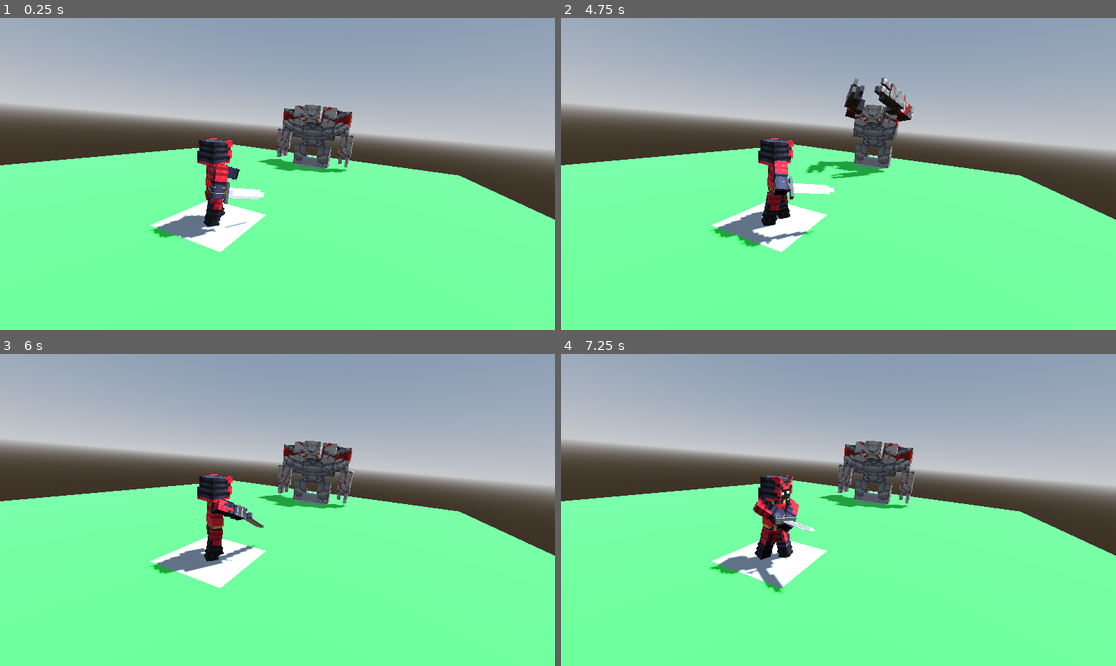
Above: before the commit, frames 1-4 (two rows, left to right).
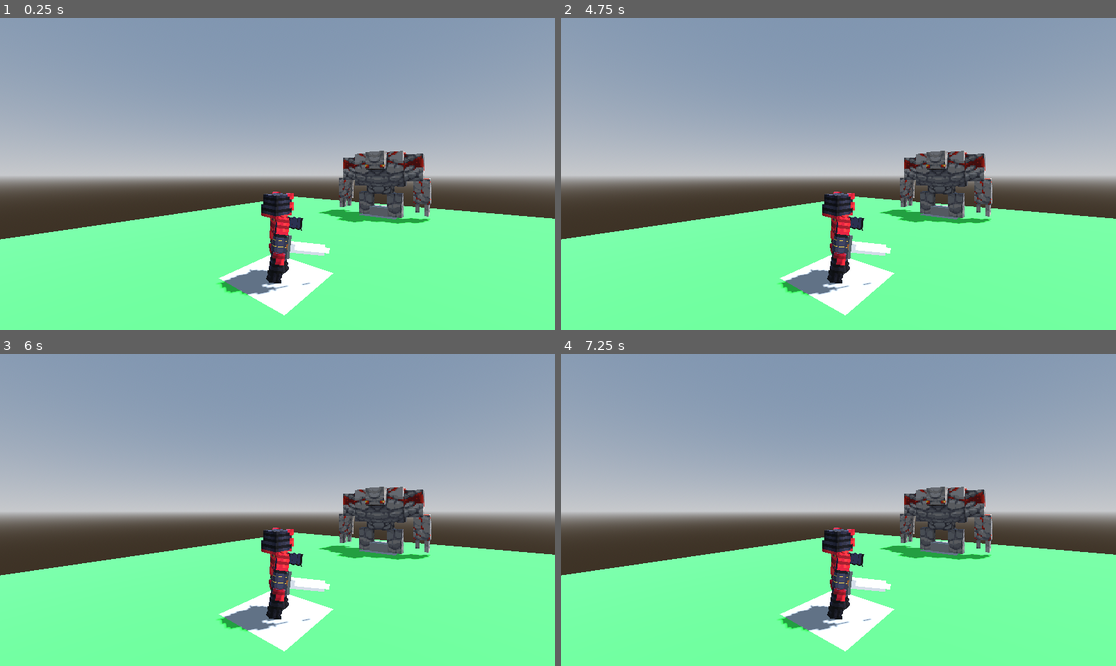
Above: after the commit, the same moments.

Repository: Comotcaiten/re_turnbase_project
Game: Godot game, scene res://test/level.tscn
Two runs of this game, one before a commit and one after it. Both use one fixed random seed, a clock stepped at 60 frames per second and the inputs below.
Inputs:
- Up to frame 1 (0.25 s): no input
- Up to frame 2 (4.75 s): tap Enter (ui_accept) at 0.5, 0.6, 0.77, 1.07, 1.25, 1.35, 1.52, 1.82, 2, 2.1, 2.75, 2.85, 3.02, 3.32, 3.5, 3.6, 3.77, 4.07, 4.35, 4.52 s; tap 1 (ui_skill_1) at 4.15 s
- Up to frame 3 (6 s): tap Enter (ui_accept) at 4.82, 5.1, 5.85 s; tap 2 (ui_skill_2) at 4.9 s; tap 3 (ui_skill_3) at 5.65 s
- Up to frame 4 (7.25 s): tap Enter (ui_accept) at 6.02, 6.32, 6.6, 6.77, 7.07 s; tap 4 (ui_skill_4) at 6.4 s

The runs differ from the first frame. In frame 1, 45% of the frame differs, in the area x 0-100%, y 5-96%; in frame 2, 45%; in frame 3, 45%; in frame 4, 45%.

Commit message:
start code turn base combat

Diff:
--- a/lib/api/battle/BattleSystem.gd
+++ b/lib/api/battle/BattleSystem.gd
@@ -3,26 +3,50 @@
 
 @export var player: BattleUnit
 @export var enemy: BattleUnit
-@export var attackButton: Button
+# @export var attackButton: Button
 
-var player_creatures: Array = []:
-  get:
-    return [player]
-var enemy_creatures: Array = []:
-  get:
-    return [enemy]
-var turn_queue: Array = [] # Danh sách sắp xếp theo lượt đi
-var current_index: int = 0 # Chỉ số lượt hiện tại
+enum TypeTurn {CharacterTurn, ActionChoice, SkillChoice}
+
+var turn: TypeTurn
+
+var current_action: int
+var actions = ["Attack", "Defense"]
+
+var current_skill: int
+var skills = ["Skill 1", "Skill 2", "Skill 3", "Skill 4"]
 
 func _ready():
-  print(SetDataBattleUnit())
+  print("[>] Set Data Battle Unit: ", SetDataBattleUnit())
+  current_action = TypeTurn.CharacterTurn
+  print("[>] Turn: ", TypeTurn.keys()[turn])
+
+func _process(_delta):
+  match turn:
+    TypeTurn.CharacterTurn:
+      # print("Character Turn")
+      _PerformCharacterTurn()
+    TypeTurn.ActionChoice:
+      _PerformActionChoice()
+      # print("Action Choice")
+    TypeTurn.SkillChoice:
+      _PerformSkillChoice()
+  pass
 
 func SetDataBattleUnit():
   if player == null or enemy == null:
     return false
   player.SetUp()
+  player.SetModel3D()
   enemy.SetUp()
+  enemy.SetModel3D()
+  for unit in [player, enemy]:
+    is_player_unit_set_up(unit)
+  print("[>] Player: ", player)
   return true
+
+func is_player_unit_set_up(_unit: BattleUnit):
+  if !_unit.isPlayerUnit:
+    _unit.rotation.y = deg_to_rad(180)
 
 func _on_button_attack_pressed() -> void:
   if player == null or enemy == null:
@@ -32,3 +56,62 @@
   enemy.hud.UpdateHP()
   # player.PrintCharacter()
   pass # Replace with function body.
+
+func _PerformCharacterTurn():
+  _PerformPlayerTurn()
+  return
+
+func _PerformPlayerTurn():
+  turn = TypeTurn.ActionChoice
+  return
+
+func _PerformActionChoice():
+  if Input.is_action_just_pressed("ui_skill_1"):
+    current_action = 1
+    print("[>] Action - choice: ", current_action)
+  if Input.is_action_just_pressed("ui_skill_2"):
+    current_action = 2
+    print("[>] Action - choice: ", current_action)
+  if Input.is_action_just_pressed("ui_skill_3"):
+    current_action = 3
+    print("[>] Action - choice: ", current_action)
+  if Input.is_action_just_pressed("ui_skill_4"):
+    current_action = 4
+    print("[>] Action - choice: ", current_action)
+
+  if Input.is_action_just_pressed("ui_accept"):
+    MyCurrentAction()
+    match current_action:
+      1:
+        turn = TypeTurn.SkillChoice
+      _:
+        turn = TypeTurn.ActionChoice
+  return 0
+
+func MyCurrentAction():
+  print("[>] current: ", current_action - 1, ", actions: ", actions.size())
+  if (current_action - 1) < actions.size():
+    print("[>] Action: ", actions[current_action - 1])
+
+func _PerformSkillChoice():
+  if Input.is_action_just_pressed("ui_skill_1"):
+    current_skill = 1
+    print("[>] Skill - choice: ", current_skill)
+  if Input.is_action_just_pressed("ui_skill_2"):
+    current_skill = 2
+    print("[>] Skill - choice: ", current_skill)
+  if Input.is_action_just_pressed("ui_skill_3"):
+    current_skill = 3
+    print("[>] Skill - choice: ", current_skill)
+  if Input.is_action_just_pressed("ui_skill_4"):
+    current_skill = 4
+    print("[>] Skill - choice: ", current_skill)
+
+  if Input.is_action_just_pressed("ui_accept"):
+    MyCurrentSkill()
+  return 0
+
+func MyCurrentSkill():
+  print("[>] current: ", current_skill - 1, ", skills: ", skills.size())
+  if (current_skill - 1) < skills.size():
+    print("[>] Action: ", skills[current_skill - 1])
--- a/lib/api/battle/BattleUnit.gd
+++ b/lib/api/battle/BattleUnit.gd
@@ -28,13 +28,14 @@
 	level = _Level
 
 func SetUp():
-	character = Character.new(base, level)
-	# EquipmentItem()
-	# character.AddItem(slot1)
+	# character = Character.new(base, level)
+	# # EquipmentItem()
+	# # character.AddItem(slot1)
 
-	print("-----<BattelUnit SetUp>-----")
-	hud.SetData(character)
-	print("-----</BattelUnit SetUp>-----")
+	# print("-----<BattelUnit SetUp>-----")
+	# hud.SetData(character)
+	# print("-----</BattelUnit SetUp>-----")
+	SetUpOnlyCharacter()
 
 func SetUpOnlyCharacter():
 	character = Character.new(base, level)
@@ -64,4 +65,5 @@
 
 # Run
 func RunAnimation3D(_name: String) -> int:
+	model3D.animations()
 	return model3D.run_animation(_name)
--- /dev/null
+++ b/test/assect/SKillA.tres
@@ -0,0 +1,29 @@
+[gd_resource type="Resource" script_class="SkillBase" load_steps=8 format=3 uid="uid://dr1aum012owq2"]
+
+[ext_resource type="Script" path="res://lib/api/skill/mechanic/DamageMechanic.gd" id="1_d64sa"]
+[ext_resource type="Script" path="res://lib/api/skill/SkillBase.gd" id="1_iylbj"]
+[ext_resource type="Script" path="res://lib/api/skill/SkillAbility.gd" id="2_b3i43"]
+[ext_resource type="Script" path="res://lib/api/skill/SkillCore.gd" id="3_nocke"]
+
+[sub_resource type="Resource" id="Resource_dp7ht"]
+script = ExtResource("1_d64sa")
+power = 100
+
+[sub_resource type="Resource" id="Resource_rn178"]
+script = ExtResource("2_b3i43")
+target = 0
+machanic = SubResource("Resource_dp7ht")
+
+[sub_resource type="Resource" id="Resource_2milq"]
+script = ExtResource("3_nocke")
+name = ""
+abilityIf = SubResource("Resource_rn178")
+
+[resource]
+script = ExtResource("1_iylbj")
+name = ""
+element = 0
+target = 0
+cost_type = 0
+cost_amount = 0
+core = SubResource("Resource_2milq")
--- a/test/character.tscn
+++ b/test/character.tscn
@@ -15,3 +15,8 @@
 mesh = SubResource("CapsuleMesh_hib47")
 
 [node name="model" parent="." instance=ExtResource("1_ehxmq")]
+
+[node name="HudCharacter" type="Node3D" parent="."]
+
+[node name="Sprite3D" type="Sprite3D" parent="HudCharacter"]
+transform = Transform3D(1, 0, 0, 0, 1, 0, 0, 0, 1, -0.000309944, 2.58481, -0.00371838)
--- /dev/null
+++ b/test/hud.tscn
@@ -0,0 +1,26 @@
+[gd_scene format=3 uid="uid://vvr6m3oajnk0"]
+
+[node name="Control" type="Control"]
+layout_mode = 3
+anchors_preset = 15
+anchor_right = 1.0
+anchor_bottom = 1.0
+grow_horizontal = 2
+grow_vertical = 2
+
+[node name="SubViewport" type="SubViewport" parent="."]
+
+[node name="Control" type="Control" parent="SubViewport"]
+layout_mode = 3
+anchors_preset = 0
+offset_right = 40.0
+offset_bottom = 40.0
+
+[node name="ProgressBar" type="ProgressBar" parent="."]
+layout_mode = 1
+anchors_preset = -1
+anchor_right = 1.0
+anchor_bottom = 0.042
+offset_bottom = -0.216002
+value = 100.0
+metadata/_edit_use_anchors_ = true
--- a/test/level.tscn
+++ b/test/level.tscn
@@ -1,6 +1,6 @@
 [gd_scene load_steps=13 format=3 uid="uid://c7gveqxs684mw"]
 
-[ext_resource type="Script" path="res://lib/3d/index3D.gd" id="1_g7r8v"]
+[ext_resource type="Script" path="res://lib/api/battle/BattleSystem.gd" id="1_nbdgg"]
 [ext_resource type="PackedScene" uid="uid://ck7vfx5ypo5of" path="res://test/character.tscn" id="2_buc68"]
 [ext_resource type="Resource" uid="uid://bf6mkcog668tu" path="res://test/assect/Samurai.tres" id="3_btfeh"]
 [ext_resource type="Resource" uid="uid://dw0h6oxjxvsw5" path="res://test/assect/red_golem.tres" id="4_8bomh"]
@@ -33,7 +33,7 @@
 
 [node name="level" type="Node3D" node_paths=PackedStringArray("player", "enemy")]
 transform = Transform3D(0.999997, 0.00217356, -0.00113788, -0.00217605, 0.999995, -0.00220378, 0.0011331, 0.00220625, 0.999997, 0, 0, 0)
-script = ExtResource("1_g7r8v")
+script = ExtResource("1_nbdgg")
 player = NodePath("AreaBattle/PlayerParty/Character")
 enemy = NodePath("AreaBattle/EnemyParty/Character")
 
@@ -72,7 +72,7 @@
 transform = Transform3D(-0.766044, 0, -0.642788, 0, 1, 0, 0.642788, 0, -0.766044, 0, 0, 0)
 
 [node name="Camera3D" type="Camera3D" parent="AreaBattle/PlayerParty/Character/Node3D"]
-transform = Transform3D(-0.955301, 0.0115925, 0.295408, 0.0847149, 0.968062, 0.235965, -0.283238, 0.250443, -0.925773, 2.38419e-07, 2.5, -5)
+transform = Transform3D(-1, 0, -8.74228e-08, 0, 1, 0, 8.74228e-08, 0, -1, 2.38419e-07, 2.5, -5)
 
 [node name="EnemyParty" type="Node3D" parent="AreaBattle"]
 transform = Transform3D(1, 0, 0, 0, 1, 0, 0, 0, 1, 0, 0, -5)
Not shown, changed: lib/3d/BlockBench/redstone_golem.bbmodel
